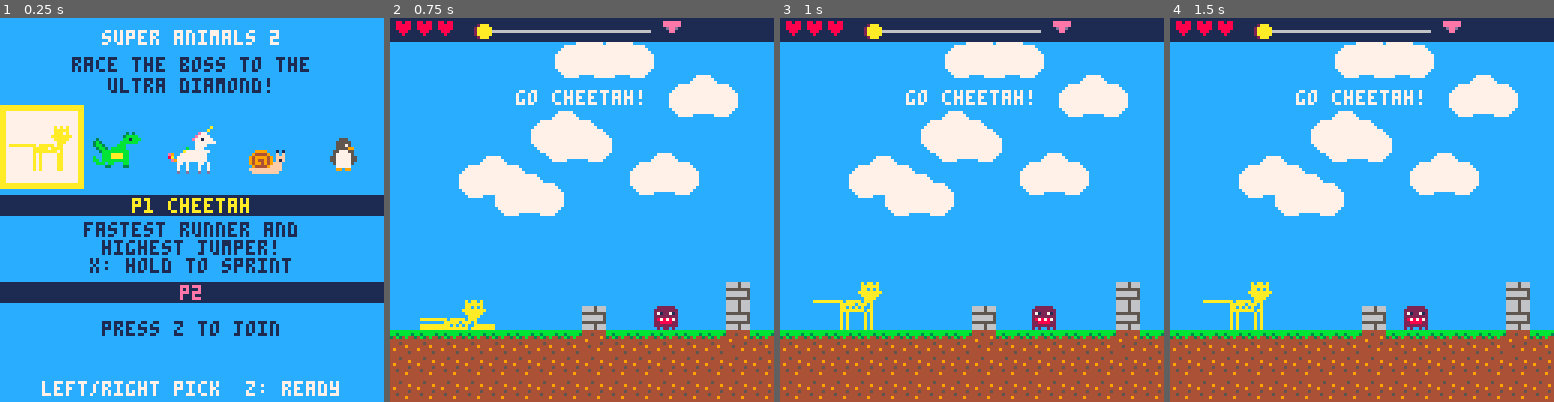
Above: before the commit, frames 1-4 (left to right).
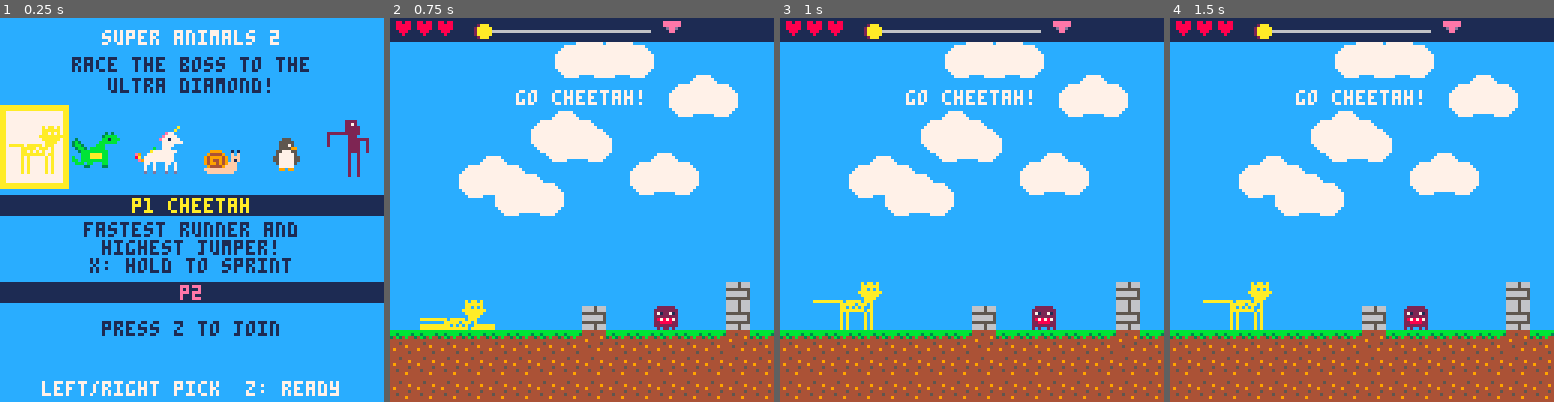
Above: after the commit, the same moments.

Repository: andyreagan/pico-8
Game: PICO-8 cartridge carts/super-animals-2.p8
Same seed, same stepped clock (60 frames per second), same inputs: the game is played once before the commit and once after it.
Inputs:
- Up to frame 1 (0.25 s): no input
- Up to frame 2 (0.75 s): tap X (X key) at 0.33 s; tap O (Z key) at 0.7 s
- Up to frame 3 (1 s): no input
- Up to frame 4 (1.5 s): tap X (X key) at 1.07 s

The runs differ from the first frame. In frame 1, 5.6% of the frame differs, in the area x 5-97%, y 22-45%; in frame 2, nothing differs; in frame 3, nothing differs; in frame 4, nothing differs.

Commit message:
Super Animals 2: the purple gorilla punches monsters and smashes stone
Co-Authored-By: Claude Fable 5.2 <noreply@anthropic.com>

Diff:
--- a/carts/super-animals-2.p8
+++ b/carts/super-animals-2.p8
@@ -19,6 +19,8 @@
    info={"sticks to walls+ceilings","x: hide in shell (safe!)","if stuck, you fall off"}},
   {name="penguin",spd=1.1,jump=3.2,w=8,h=11,sh=11,
    info={"swims in water!","x on ice: belly slide,","it knocks out monsters"}},
+  {name="gorilla",spd=1.2,jump=3.5,w=8,h=17,sh=19,
+   info={"big and strong!","x: punch! knocks out","monsters + smashes stone"}},
  }
  -- who picked what. p1 is yellow,
  -- p2 is pink
@@ -169,7 +171,7 @@
 function spawn(p)
  p.x=resx-p.n*10 p.y=resy-p.h
  p.vx=0 p.vy=0 p.stick=nil p.shell=false p.slide=0
- p.bub=false p.fire=false p.ride=nil
+ p.bub=false p.fire=false p.ride=nil p.punch=0
  p.hurt=90
 end
 
@@ -187,7 +189,7 @@
 function float(p)
  p.bub=true p.bt=0
  p.vx=0 p.vy=0 p.stick=nil p.shell=false p.slide=0
- p.fire=false p.ride=nil
+ p.fire=false p.ride=nil p.punch=0
 end
 
 function lose_life(p)
@@ -499,11 +501,38 @@
    p.cool=15
    sfx(2)
   end
+ elseif n=="gorilla" then
+  if btnp(5,p.n) and p.cool<=0 then
+   p.punch=10 p.cool=16
+   sfx(5)
+  end
+  -- the fist hits for as long as
+  -- it is out
+  if p.punch>0 then
+   p.punch-=1
+   local a={x=p.face>0 and p.x+p.w or p.x-12,y=p.y,w=12,h=p.h}
+   zap(a)
+   smash(a)
+  end
  elseif n=="penguin" then
   if btnp(5,p.n) and p.slide<=0 and p.ground
    and tile_at(p.x+p.w/2,p.y+p.h+1)=="i" then
    p.slide=30
    sfx(5)
+  end
+ end
+end
+
+-- the gorilla's punch breaks
+-- stone blocks
+function smash(a)
+ for tx=flr(a.x/8),flr((a.x+a.w-1)/8) do
+  for ty=flr(a.y/8),flr((a.y+a.h-1)/8) do
+   if tx>=0 and tx<mw and ty>=0 and ty<=14 and tiles[ty][tx]=="s" then
+    tiles[ty][tx]="."
+    poof(tx*8+4,ty*8+4,{5,6,13})
+    sfx(3)
+   end
   end
  end
 end
@@ -750,6 +779,15 @@
    local bob=(p.ground and p.vx!=0 and flr(t()*8)%2==0) and 1 or 0
    sspr(64,32,9,11,x-4,y-11-bob,9,11,fl)
   end
+ elseif n=="gorilla" then
+  -- he is drawn facing left
+  local r=p.face>0
+  local bob=(p.ground and p.vx!=0 and flr(t()*8)%2==0) and 1 or 0
+  if p.punch>0 then
+   sspr(72,88,15,19,r and x-9 or x-6,y-19,15,19,r)
+  else
+   sspr(48,88,14,19,r and x-9 or x-5,y-19-bob,14,19,r)
+  end
  end
  -- with two players, a little
  -- arrow shows who is who
@@ -799,25 +837,26 @@
  cprint("super animals 2",4,7)
  cprint("race the boss to the",13,1)
  cprint("ultra diamond!",20,1)
- for i=1,5 do
-  local x=(i-1)*25+2
+ for i=1,#chars do
+  local x=(i-1)*21+2
   for s in all(sels) do
-   if s.on and s.i==i then rectfill(x-1,30,x+24,55,7) end
+   if s.on and s.i==i then rectfill(x-1,30,x+19,55,7) end
   end
   local n=chars[i].name
-  if n=="cheetah" then sspr(8,1,26,16,x,36,24,15,true)
-  elseif n=="dragon" then sspr(0,32,16,12,x+4,38)
-  elseif n=="unicorn" then sspr(16,32,16,16,x+4,36)
-  elseif n=="snail" then sspr(32,32,12,8,x+6,44)
-  else sspr(64,32,9,11,x+8,40) end
+  if n=="cheetah" then sspr(10,1,18,16,x+1,36,18,16,true)
+  elseif n=="dragon" then sspr(0,32,16,12,x+1,38)
+  elseif n=="unicorn" then sspr(16,32,16,16,x+1,36)
+  elseif n=="snail" then sspr(32,32,12,8,x+3,44)
+  elseif n=="penguin" then sspr(64,32,9,11,x+5,40)
+  else sspr(48,88,14,19,x+2,34,14,19,true) end
   -- p1 gets the outer frame, p2
   -- the inner one
   for k=1,2 do
    local s=sels[k]
    if s.on and s.i==i then
     local d=k*2-3
-    rect(x-1+d,30+d,x+24-d,55-d,pcol[k])
-    rect(x+d,31+d,x+23-d,54-d,pcol[k])
+    rect(x-1+d,30+d,x+19-d,55-d,pcol[k])
+    rect(x+d,31+d,x+18-d,54-d,pcol[k])
    end
   end
  end
--- a/docs/super-animals-2/super-animals-2.p8
+++ b/docs/super-animals-2/super-animals-2.p8
@@ -19,6 +19,8 @@
    info={"sticks to walls+ceilings","x: hide in shell (safe!)","if stuck, you fall off"}},
   {name="penguin",spd=1.1,jump=3.2,w=8,h=11,sh=11,
    info={"swims in water!","x on ice: belly slide,","it knocks out monsters"}},
+  {name="gorilla",spd=1.2,jump=3.5,w=8,h=17,sh=19,
+   info={"big and strong!","x: punch! knocks out","monsters + smashes stone"}},
  }
  -- who picked what. p1 is yellow,
  -- p2 is pink
@@ -169,7 +171,7 @@
 function spawn(p)
  p.x=resx-p.n*10 p.y=resy-p.h
  p.vx=0 p.vy=0 p.stick=nil p.shell=false p.slide=0
- p.bub=false p.fire=false p.ride=nil
+ p.bub=false p.fire=false p.ride=nil p.punch=0
  p.hurt=90
 end
 
@@ -187,7 +189,7 @@
 function float(p)
  p.bub=true p.bt=0
  p.vx=0 p.vy=0 p.stick=nil p.shell=false p.slide=0
- p.fire=false p.ride=nil
+ p.fire=false p.ride=nil p.punch=0
 end
 
 function lose_life(p)
@@ -499,11 +501,38 @@
    p.cool=15
    sfx(2)
   end
+ elseif n=="gorilla" then
+  if btnp(5,p.n) and p.cool<=0 then
+   p.punch=10 p.cool=16
+   sfx(5)
+  end
+  -- the fist hits for as long as
+  -- it is out
+  if p.punch>0 then
+   p.punch-=1
+   local a={x=p.face>0 and p.x+p.w or p.x-12,y=p.y,w=12,h=p.h}
+   zap(a)
+   smash(a)
+  end
  elseif n=="penguin" then
   if btnp(5,p.n) and p.slide<=0 and p.ground
    and tile_at(p.x+p.w/2,p.y+p.h+1)=="i" then
    p.slide=30
    sfx(5)
+  end
+ end
+end
+
+-- the gorilla's punch breaks
+-- stone blocks
+function smash(a)
+ for tx=flr(a.x/8),flr((a.x+a.w-1)/8) do
+  for ty=flr(a.y/8),flr((a.y+a.h-1)/8) do
+   if tx>=0 and tx<mw and ty>=0 and ty<=14 and tiles[ty][tx]=="s" then
+    tiles[ty][tx]="."
+    poof(tx*8+4,ty*8+4,{5,6,13})
+    sfx(3)
+   end
   end
  end
 end
@@ -750,6 +779,15 @@
    local bob=(p.ground and p.vx!=0 and flr(t()*8)%2==0) and 1 or 0
    sspr(64,32,9,11,x-4,y-11-bob,9,11,fl)
   end
+ elseif n=="gorilla" then
+  -- he is drawn facing left
+  local r=p.face>0
+  local bob=(p.ground and p.vx!=0 and flr(t()*8)%2==0) and 1 or 0
+  if p.punch>0 then
+   sspr(72,88,15,19,r and x-9 or x-6,y-19,15,19,r)
+  else
+   sspr(48,88,14,19,r and x-9 or x-5,y-19-bob,14,19,r)
+  end
  end
  -- with two players, a little
  -- arrow shows who is who
@@ -799,25 +837,26 @@
  cprint("super animals 2",4,7)
  cprint("race the boss to the",13,1)
  cprint("ultra diamond!",20,1)
- for i=1,5 do
-  local x=(i-1)*25+2
+ for i=1,#chars do
+  local x=(i-1)*21+2
   for s in all(sels) do
-   if s.on and s.i==i then rectfill(x-1,30,x+24,55,7) end
+   if s.on and s.i==i then rectfill(x-1,30,x+19,55,7) end
   end
   local n=chars[i].name
-  if n=="cheetah" then sspr(8,1,26,16,x,36,24,15,true)
-  elseif n=="dragon" then sspr(0,32,16,12,x+4,38)
-  elseif n=="unicorn" then sspr(16,32,16,16,x+4,36)
-  elseif n=="snail" then sspr(32,32,12,8,x+6,44)
-  else sspr(64,32,9,11,x+8,40) end
+  if n=="cheetah" then sspr(10,1,18,16,x+1,36,18,16,true)
+  elseif n=="dragon" then sspr(0,32,16,12,x+1,38)
+  elseif n=="unicorn" then sspr(16,32,16,16,x+1,36)
+  elseif n=="snail" then sspr(32,32,12,8,x+3,44)
+  elseif n=="penguin" then sspr(64,32,9,11,x+5,40)
+  else sspr(48,88,14,19,x+2,34,14,19,true) end
   -- p1 gets the outer frame, p2
   -- the inner one
   for k=1,2 do
    local s=sels[k]
    if s.on and s.i==i then
     local d=k*2-3
-    rect(x-1+d,30+d,x+24-d,55-d,pcol[k])
-    rect(x+d,31+d,x+23-d,54-d,pcol[k])
+    rect(x-1+d,30+d,x+19-d,55-d,pcol[k])
+    rect(x+d,31+d,x+18-d,54-d,pcol[k])
    end
   end
  end
Not shown, changed: 82 lines of the sprite sheet (__gfx__) section of carts/super-animals-2.p8
Not shown, changed: 82 lines of the sprite sheet (__gfx__) section of docs/super-animals-2/super-animals-2.p8
Not shown, changed: the thumbnail (__label__) section of docs/super-animals-2/super-animals-2.p8
